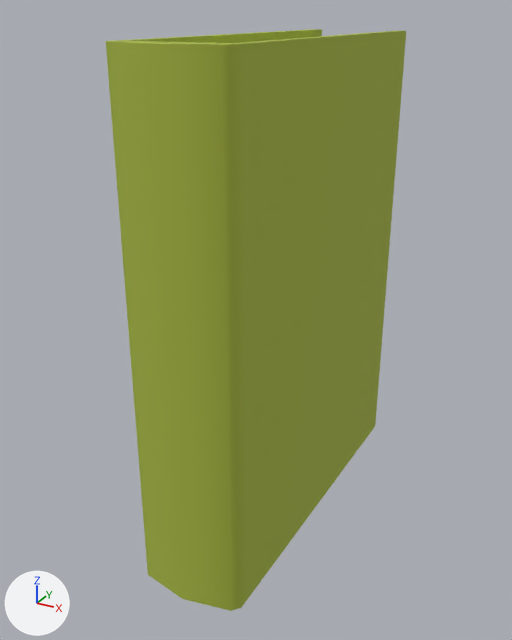
Renders of the FBX model Ripple Effect/Assets/Resources/Models/RoomModels/RE_PropBook00.FBX from each side of a commit.
Camera for both pictures: a 50 mm lens placed at (0.202, -0.397, 0.176), pointed at (-0.009, -0.013, -0.016). The axes (+X, +Y, +Z) are drawn at lower left. The lights are the same throughout. Where no turn or scale is listed for an object, it has been applied to the vertices.

The older version as bpy lines, for what is in view:
```python
mat_matte = principled_material('Matte')
mat_matte.base_color = (0.388, 0.475, 0.051)  # green #a7b740
mat_matte.roughness = 0.859
me_mesh = bpy.data.meshes.new('Mesh')
me_mesh.from_pydata(...)  # 40 vertices, 42 faces; spans x -0.036..0.036, y -0.124..0.124, z -0.161..0.161
me_mesh.materials.append(mat_matte)  # green #a7b740
ob_re_propbook00 = bpy.data.objects.new('RE_PropBook00', me_mesh)
ob_re_propbook00.location = (0.0, 0.0, 0.0)
```
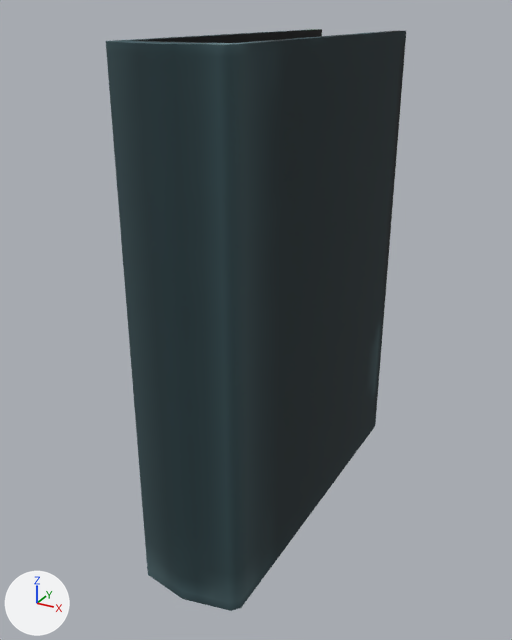
Where the change shows, as pixel boxes (x1, y1, x2, y2) in the pictures (512 x 640 px):
```json
{"object": "RE_PropBook00", "change": "surface changed", "before": [106, 29, 406, 611], "after": [106, 29, 406, 611]}
```

Edits to the scene script, one JSON object a line:
```json
{"op": "add", "block": "img_albedo_matte_png", "code": ["img_albedo_matte_png = load_image('Albedo_Matte.png', '_unpacked/Albedo_Matte.png', 1024, 1024, 'sRGB')"]}
{"op": "remove", "block": "mat_matte", "code": "mat_matte.base_color = (0.388, 0.475, 0.051)  # green #a7b740"}
{"op": "add", "block": "mat_matte", "code": "mat_matte.texture = img_albedo_matte_png  # with its transparency"}
{"block": "me_mesh", "where": "me_mesh.from_pydata(...)  # 40 vertices, 42 faces; spans x -0.036..0.036, y -0.124..0.124, z -0.161..0.161"}
{"block": "me_mesh", "where": "# used by ob_re_propbook00; location = (0.0, 0.0, 0.0)"}
{"block": "me_mesh", "change": "me_mesh part 1: texture (UV) coordinates of 42 of 42 faces, centred in x -0.036..0.036, y -0.121..0.124, z -0.161..0.161, changed; they spanned u 0.14..1.0, v 0.25..0.99 and now span u 0.55..0.99, v 0.07..0.97"}
```
